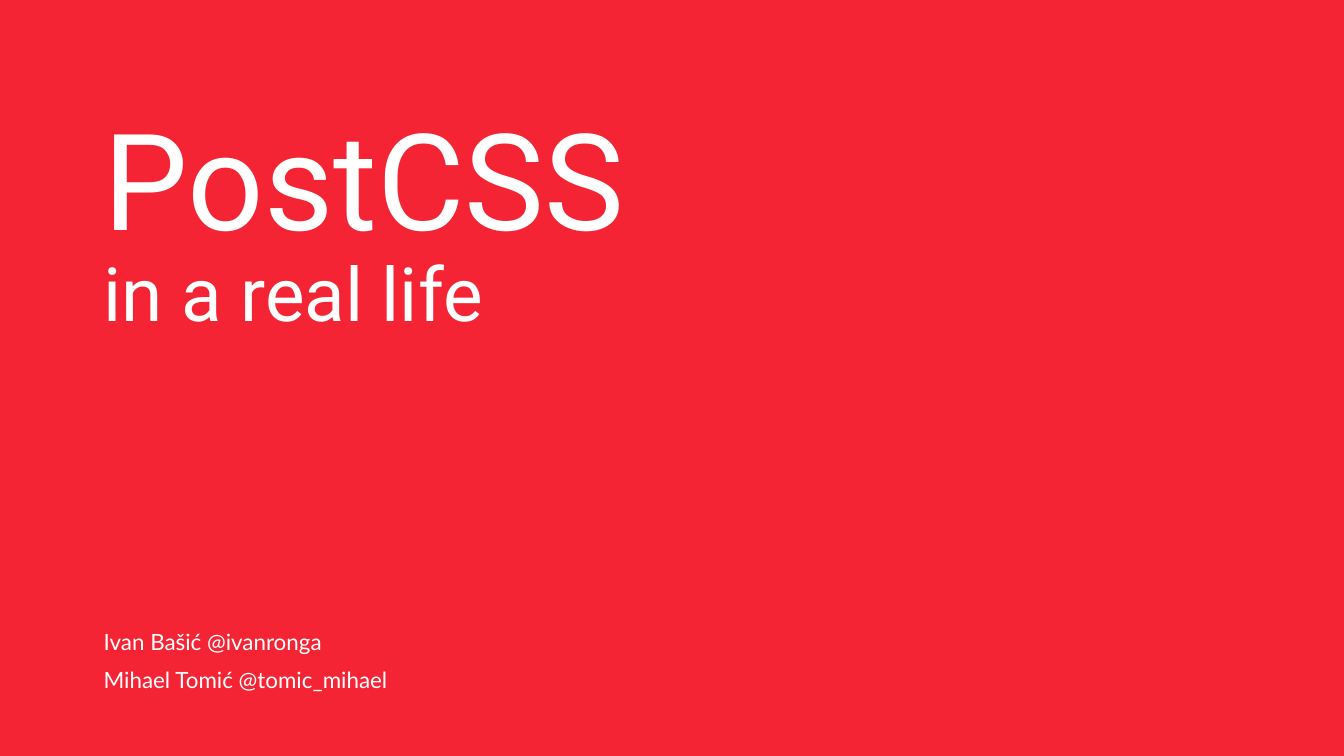
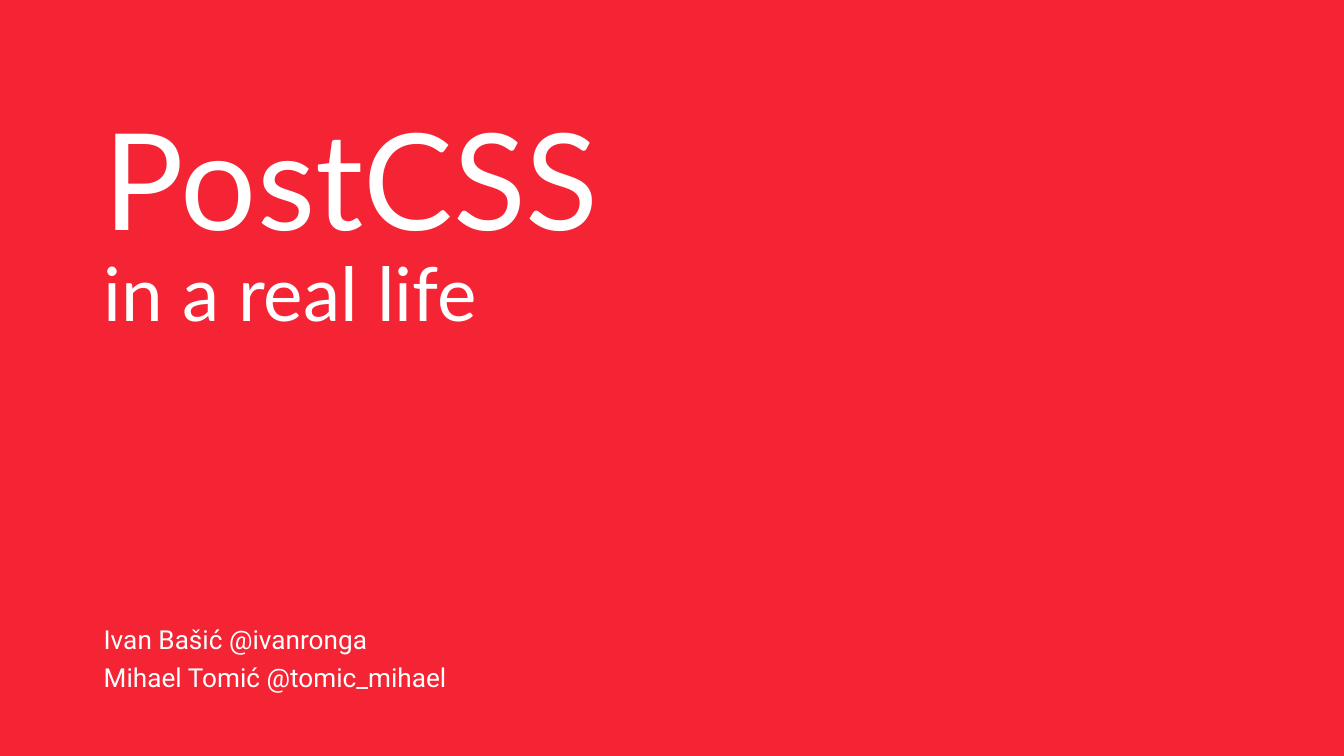
Before and after one commit to mihaeltomic/postcss-presentation, a slide deck: slide 1 of PostCSS.pptx. Drawn at 1344x756 pixels with LibreOffice and Linux fonts; fonts in the diff are those of the drawing; background and template pictures are left out. Boxes give left, top, right and bottom in pixels: in the first picture for what was removed or moved away, otherwise in the second. Text is boxed around its words. In the diff, an @@ line names an element or a change of style, - is before the commit and + after.

```diff
--- a/PostCSS.pptx
+++ b/PostCSS.pptx
@@ title "PostCSS" at [104,132,599,231]: font Roboto to Lato @@
@@ text "in a real life" at [104,266,477,322]: font Roboto to Lato @@
@@ text "Ivan Bašić @ivanronga" at [104,629,447,693]: size 12 to 14 pt, font Lato to Roboto @@
```
Also in this commit, not shown: 4 other slides changed, 4 slides added, 1 slide removed.
